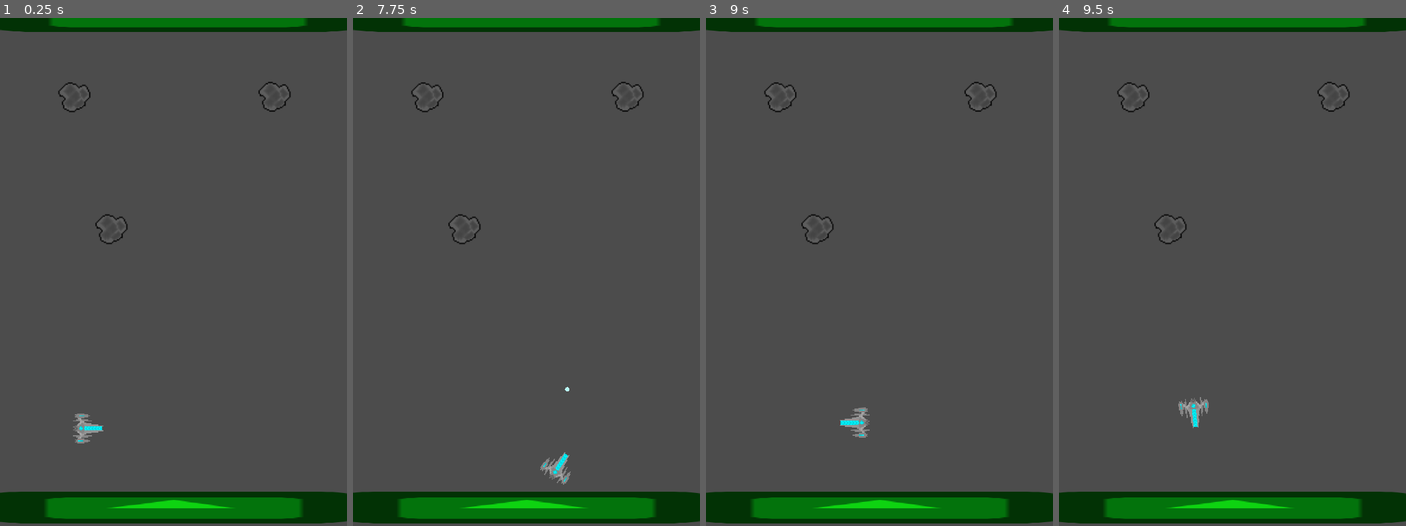
Above: before the commit, frames 1-4 (left to right).
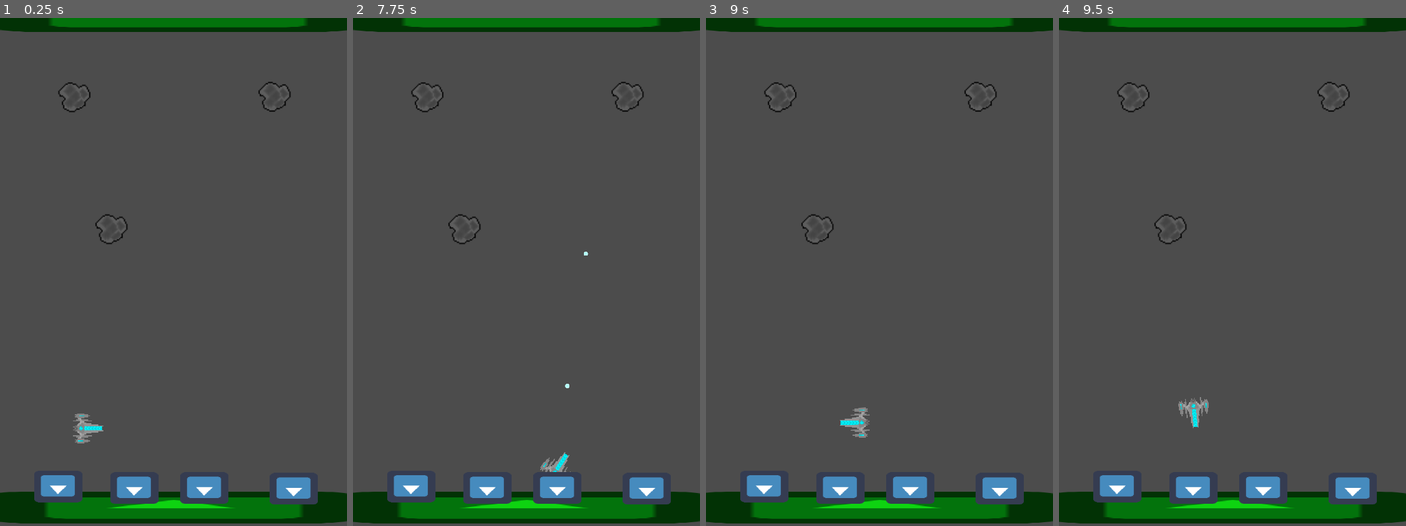
Above: after the commit, the same moments.

Repository: DaVinci789/asteroidblast
Game: Godot game, scene res://world.tscn
The game is run twice, just before and just after one commit, with the same random seed, the same clock (stepped at 60 frames per second) and the same inputs. The engine's default icon, where the game draws it, is replaced by a stand-in: a white triangle on a blue panel in a dark square.
Inputs:
- Up to frame 1 (0.25 s): no input
- Up to frame 2 (7.75 s): tap Enter at 0.5, 5.75, 7.25 s; hold Right (ui_right) 0.53-1.28 s; tap Space (ui_select) at 0.77, 1.52, 3.02, 3.77, 4.52, 5, 6.02, 6.5, 6.77, 7.52 s; hold Left (ui_left) 1.28-2.03 s; hold Right (ui_right) 2.03-2.78 s; hold Up (ui_up) 2.78-3.53 s; hold Left (ui_left) 3.53-5.78 s; hold Right (ui_right) 5.78-6.53 s; hold Up (ui_up) 6.53-7.28 s; hold Right (ui_right) from 7.28 s (still down)
- Up to frame 3 (9 s): release Right (ui_right) at 8.03 s; hold Left (ui_left) from 8.03 s (still down)
- Up to frame 4 (9.5 s): keep holding Left (ui_left); tap Space (ui_select) at 9.02 s

The runs differ from the first frame. In frame 1, 2.5% of the frame differs, in the area x 9-92%, y 90-96%; in frame 2, 2.5%, in the area x 9-92%, y 46-96%; in frame 3, 2.5%; in frame 4, 2.5%.

Commit message:
Add building node
Add destroyable buildings. When hit with a node with a name asteroid, it is destroyed.

Diff:
--- /dev/null
+++ b/building.gd
@@ -0,0 +1,19 @@
+extends StaticBody2D
+
+# class member variables go here, for example:
+# var a = 2
+# var b = "textvar"
+
+func _ready():
+	# Called when the node is added to the scene for the first time.
+	# Initialization here
+	pass
+
+#func _process(delta):
+#	# Called every frame. Delta is time since last frame.
+#	# Update game logic here.
+#	pass
+
+func _on_hitbox_body_entered(area):
+	if "asteroid" in area.name:
+		queue_free()
--- /dev/null
+++ b/building.tscn
@@ -0,0 +1,54 @@
+[gd_scene load_steps=4 format=2]
+
+[ext_resource path="res://building.gd" type="Script" id=1]
+[ext_resource path="res://icon.png" type="Texture" id=2]
+
+[sub_resource type="RectangleShape2D" id=1]
+
+custom_solver_bias = 0.0
+extents = Vector2( 36.3025, 36.7899 )
+
+[node name="building" type="StaticBody2D" index="0"]
+
+position = Vector2( 47.8876, 4.18647e-006 )
+rotation = 3.14159
+scale = Vector2( 1.52423, 0.999663 )
+input_pickable = false
+collision_layer = 1
+collision_mask = 1
+constant_linear_velocity = Vector2( 0, 0 )
+constant_angular_velocity = 0.0
+friction = 0.0
+bounce = 0.0
+script = ExtResource( 1 )
+_sections_unfolded = [ "Collision", "Motion", "Pickable" ]
+
+[node name="Sprite" type="Sprite" parent="." index="0"]
+
+texture = ExtResource( 2 )
+_sections_unfolded = [ "Region", "Transform", "Z Index" ]
+
+[node name="CollisionShape2D" type="CollisionShape2D" parent="." index="1"]
+
+shape = SubResource( 1 )
+
+[node name="hitbox" type="Area2D" parent="." index="2"]
+
+rotation = 1.42109e-014
+scale = Vector2( 1, 1 )
+input_pickable = true
+gravity_vec = Vector2( 0, 1 )
+gravity = 98.0
+linear_damp = 0.1
+angular_damp = 1.0
+audio_bus_override = false
+audio_bus_name = "Master"
+
+[node name="Area2D" type="CollisionShape2D" parent="hitbox" index="0"]
+
+rotation = -1.42109e-014
+shape = SubResource( 1 )
+
+[connection signal="area_entered" from="hitbox" to="." method="_on_hitbox_area_entered"]
+
+[connection signal="body_entered" from="hitbox" to="." method="_on_hitbox_body_entered"]
--- a/ship.tscn
+++ b/ship.tscn
@@ -15,6 +15,7 @@
 collision_mask = 1
 collision/safe_margin = 0.08
 script = ExtResource( 1 )
+_sections_unfolded = [ "Collision", "Pickable" ]
 rot_speed = 190
 lazer_speed = 100
 
@@ -44,3 +45,4 @@
 [node name="CollisionShape2D" type="CollisionShape2D" parent="." index="3"]
 
 shape = SubResource( 1 )
+_sections_unfolded = [ "Material", "Transform", "Visibility", "Z Index" ]
--- a/world.tscn
+++ b/world.tscn
@@ -1,11 +1,12 @@
-[gd_scene load_steps=5 format=2]
+[gd_scene load_steps=6 format=2]
 
 [ext_resource path="res://ship.tscn" type="PackedScene" id=1]
 [ext_resource path="res://asteroid.tscn" type="PackedScene" id=2]
 [ext_resource path="res://planet.tscn" type="PackedScene" id=3]
 [ext_resource path="res://wall.tscn" type="PackedScene" id=4]
+[ext_resource path="res://building.tscn" type="PackedScene" id=5]
 
-[node name="world" type="Node2D" index="0"]
+[node name="world" type="Node2D"]
 
 [node name="ship" parent="." index="0" instance=ExtResource( 1 )]
 
@@ -52,3 +53,19 @@
 scale = Vector2( 1, 14.7945 )
 collision_layer = 2
 _sections_unfolded = [ "Collision" ]
+
+[node name="building" parent="." index="8" instance=ExtResource( 5 )]
+
+position = Vector2( 116.403, 944.534 )
+
+[node name="building2" parent="." index="9" instance=ExtResource( 5 )]
+
+position = Vector2( 270.151, 947.549 )
+
+[node name="building3" parent="." index="10" instance=ExtResource( 5 )]
+
+position = Vector2( 411.841, 947.549 )
+
+[node name="building4" parent="." index="11" instance=ExtResource( 5 )]
+
+position = Vector2( 592.722, 949.056 )
